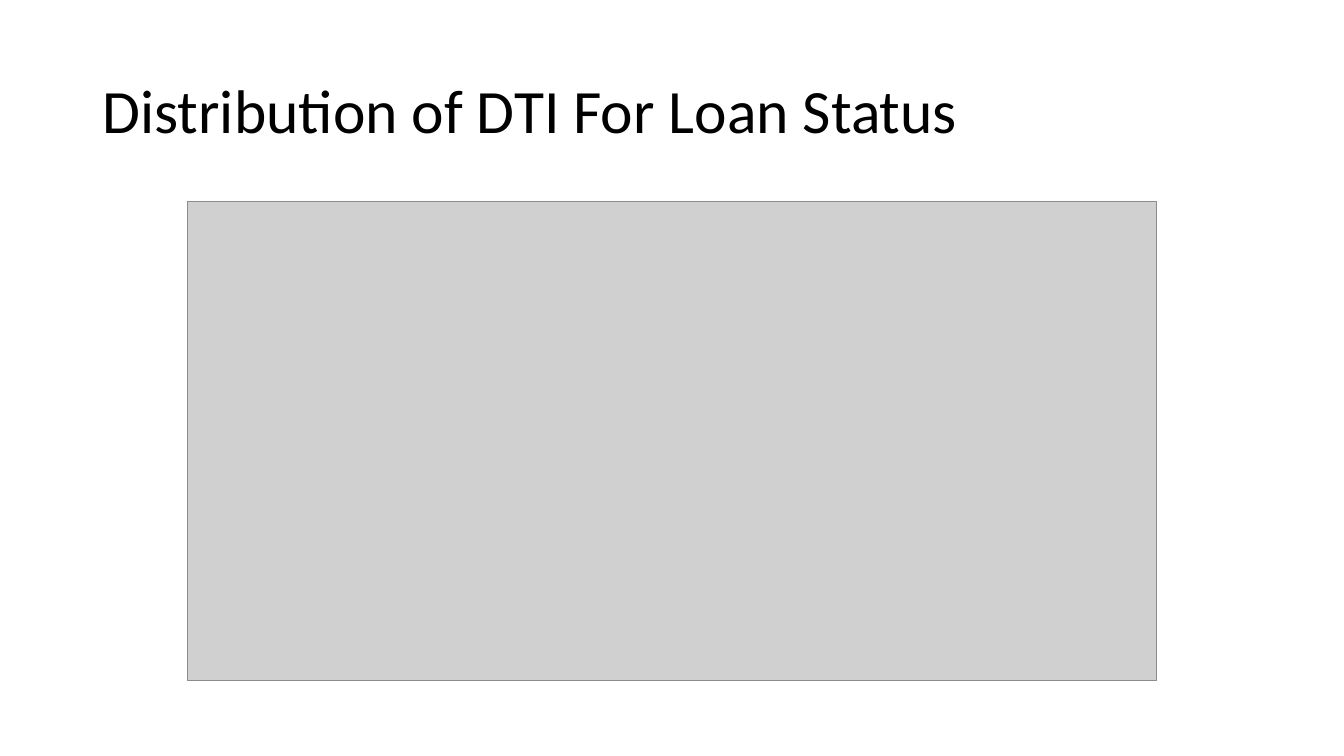
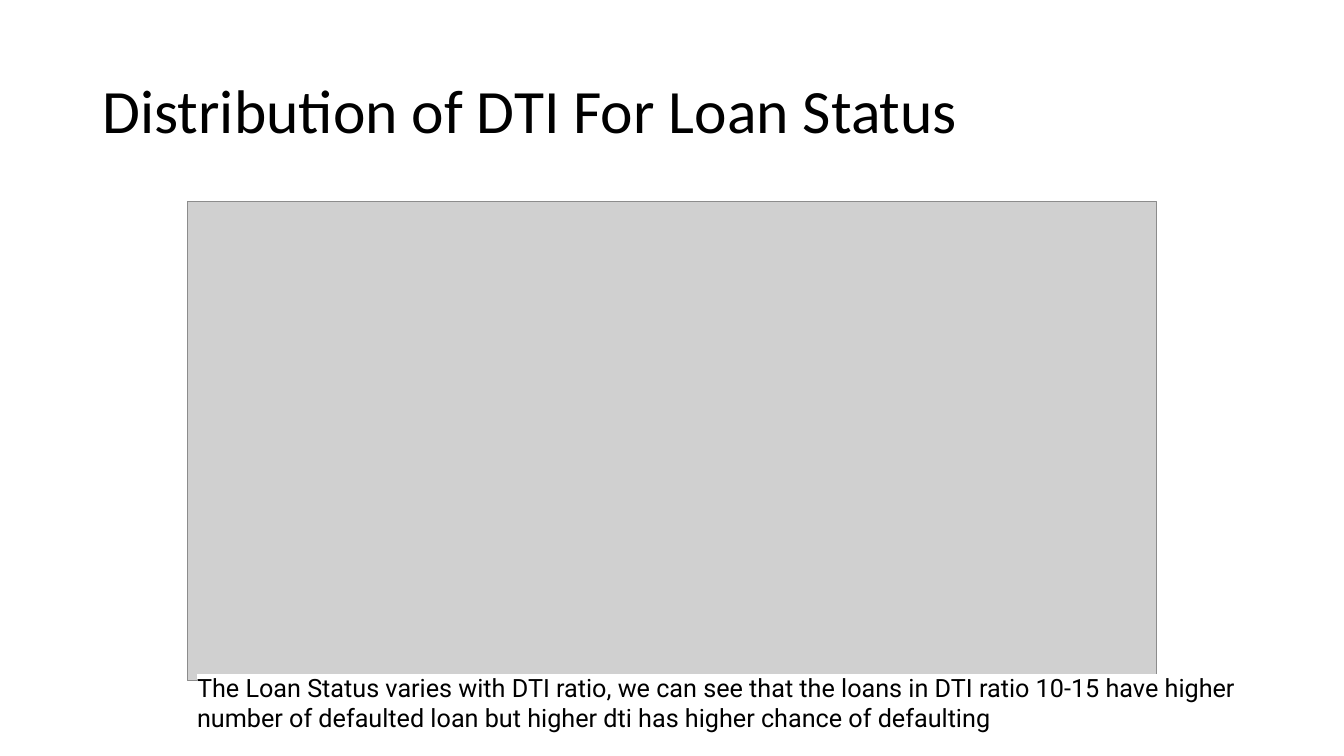
Before and after one commit to vjereme/Lending_Club_CaseStudy, a slide deck: slide 24 of Lending_Club_CaseStudy_Syed_Jereme.pptx. Drawn at 1344x756 pixels with LibreOffice and Linux fonts; fonts in the diff are those of the drawing; grey boxes stand for pictures. Boxes give left, top, right and bottom in pixels: in the first picture for what was removed or moved away, otherwise in the second. Text is boxed around its words. In the diff, an @@ line names an element or a change of style, - is before the commit and + after.

```diff
--- a/Lending_Club_CaseStudy_Syed_Jereme.pptx
+++ b/Lending_Club_CaseStudy_Syed_Jereme.pptx
@@ text added at (197, 678, 1235, 733), 18 pt, text #000000 @@
+The Loan Status varies with DTI ratio, we can see that the loans in DTI ratio 10-15 have higher number of defaulted loan but higher dti has higher chance of defaulting
```
Also in this commit, not shown: 9 other slides changed, 1 slide removed, 1 other file.
